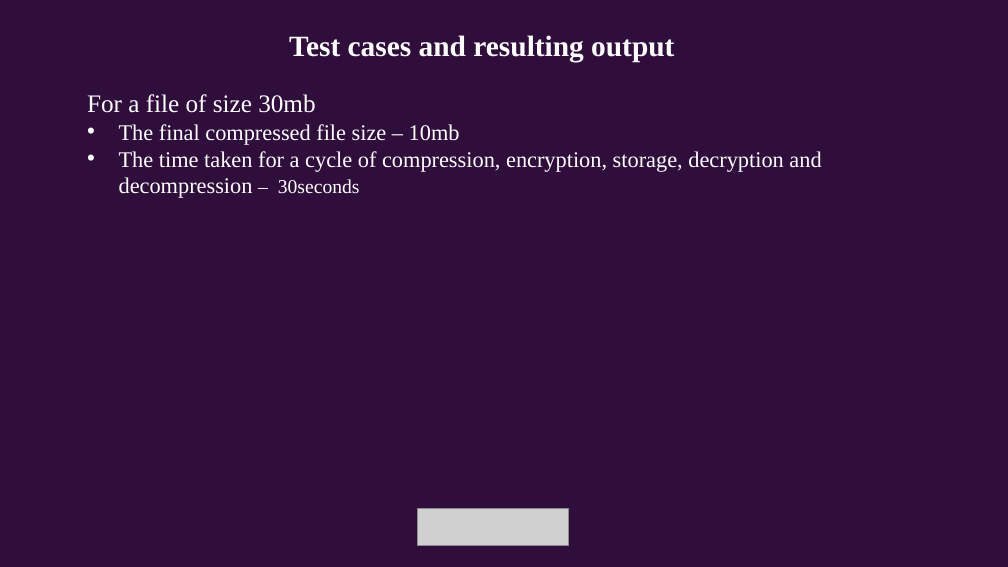
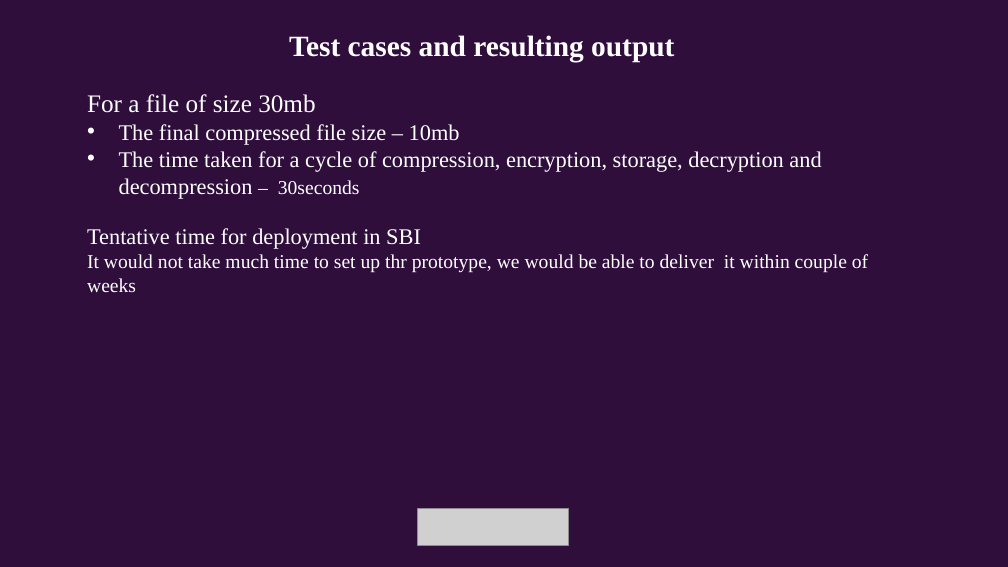
Before and after one commit to harshithaputtaswamy/video-compression, a slide deck: slide 8 of idea/idea_video_compression.pptx (slide 7 before the commit). Drawn at 1008x567 pixels with LibreOffice and Linux fonts; fonts in the diff are those of the drawing; grey boxes stand for pictures. Boxes give left, top, right and bottom in pixels: in the first picture for what was removed or moved away, otherwise in the second. Text is boxed around its words. In the diff, an @@ line names an element or a change of style, - is before the commit and + after.

```diff
--- a/idea/idea_video_compression.pptx
+++ b/idea/idea_video_compression.pptx
@@ text at <box>87,228,868,293</box>: paragraphs added @@
+Tentative time for deployment in SBI
+It would not take much time to set up thr prototype, we would be able to deliver it within couple of weeks
```
Also in this commit, not shown: 1 slide added, 1 other file.
